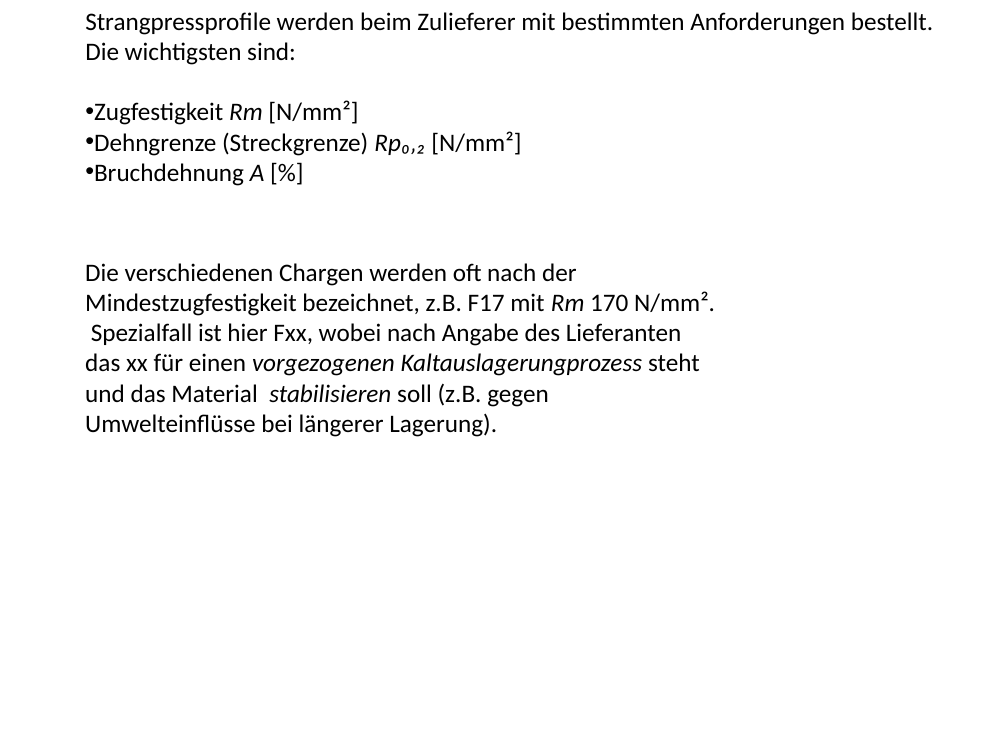
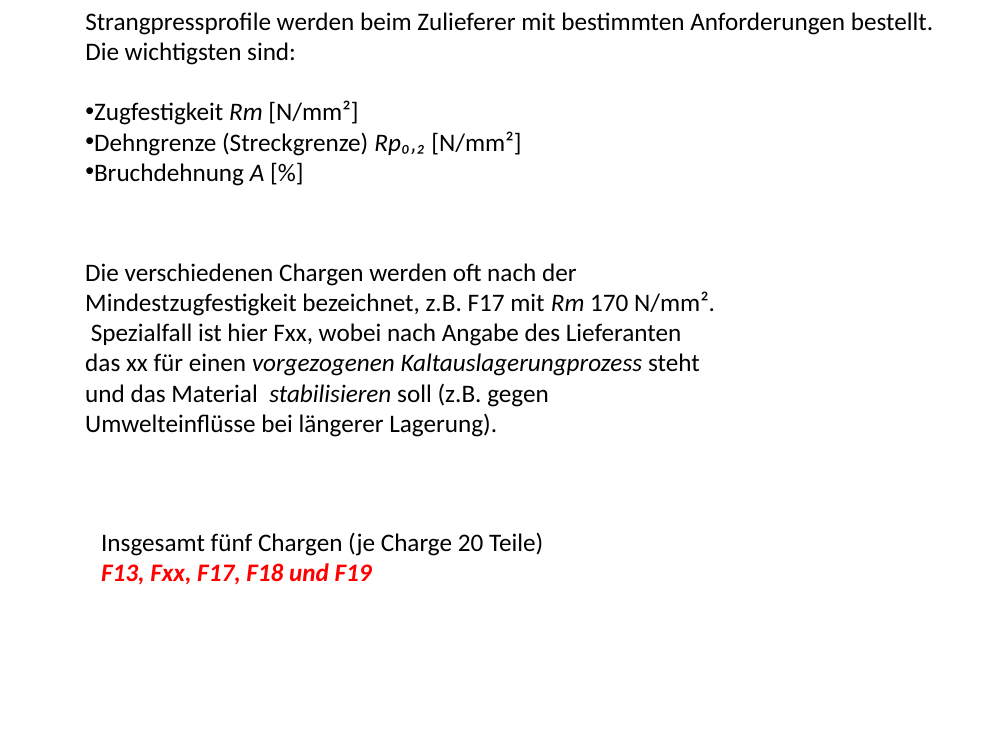
Before and after one commit to Benedikt2013/bacpraesent, a slide deck: slide 7 of PräsentationBachelorarbeitKaffanke.pptx. Drawn at 1008x756 pixels with LibreOffice and Linux fonts; fonts in the diff are those of the drawing. Boxes give left, top, right and bottom in pixels: in the first picture for what was removed or moved away, otherwise in the second. Text is boxed around its words. In the diff, an @@ line names an element or a change of style, - is before the commit and + after.

```diff
--- a/PräsentationBachelorarbeitKaffanke.pptx
+++ b/PräsentationBachelorarbeitKaffanke.pptx
@@ text added at <box>101,532,543,584</box>, 18 pt, text #000000 @@
+Insgesamt fünf Chargen (je Charge 20 Teile)
+F13, Fxx, F17, F18 und F19
```
Also in this commit, not shown: 3 slides added.
